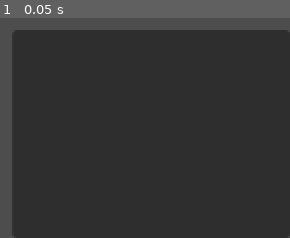
Above: before the commit, frame 1.
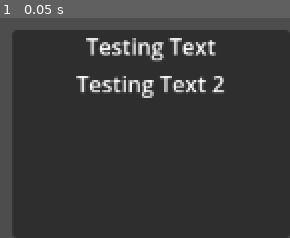
Above: after the commit, the same moment.

Repository: Darkgecko777/SwarmX
Game: Godot game, scene res://scenes/strategic_map.tscn
Two runs of this game, one before a commit and one after it. Both use one fixed random seed, a clock stepped at 60 frames per second and the inputs below.
Inputs:
- Up to frame 1 (0.05 s): no input

The runs differ from the first frame. In frame 1, 4.1% of the frame differs, in the area x 26-78%, y 9-37%.
Error after the commit: Parse Error: Could not find type "Planetdata" in the current scope. (res://scripts/stellar_body.gd:5)

Commit message:
Bug Fix?

Diff:
--- /dev/null
+++ b/planets/test_planet.tres
@@ -0,0 +1,7 @@
+[gd_resource type="Resource" script_class="PlanetData" format=3 uid="uid://db6rmpeiqlalg"]
+
+[ext_resource type="Script" uid="uid://chwxbdc3u6ybj" path="res://scripts/planet_data.gd" id="1_buu38"]
+
+[resource]
+script = ExtResource("1_buu38")
+metadata/_custom_type_script = "uid://chwxbdc3u6ybj"
--- /dev/null
+++ b/scenes/stellar_body.tscn
@@ -0,0 +1,10 @@
+[gd_scene format=3 uid="uid://k2figgewidgd"]
+
+[ext_resource type="Script" uid="uid://dclppwdpdh3eb" path="res://scripts/stellar_body.gd" id="1_u4sed"]
+
+[node name="StellarBody" type="Node2D" unique_id=1208309305]
+script = ExtResource("1_u4sed")
+
+[node name="Area2D" type="Area2D" parent="." unique_id=1119182320]
+
+[node name="CollisionShape2D" type="CollisionShape2D" parent="Area2D" unique_id=1880197173]
--- a/scenes/strategic_map.tscn
+++ b/scenes/strategic_map.tscn
@@ -1,12 +1,17 @@
 [gd_scene format=3 uid="uid://fymmx3wtf06l"]
 
+[ext_resource type="Script" uid="uid://bnkngm3ywrl6v" path="res://scripts/strategic_map.gd" id="1_r2tw7"]
+[ext_resource type="PackedScene" uid="uid://k2figgewidgd" path="res://scenes/stellar_body.tscn" id="1_wfb0b"]
+[ext_resource type="Resource" uid="uid://db6rmpeiqlalg" path="res://planets/test_planet.tres" id="2_0eq42"]
+
 [node name="StrategicMap" type="Node2D" unique_id=1591910086]
+script = ExtResource("1_r2tw7")
 
 [node name="Camera2D" type="Camera2D" parent="." unique_id=1165364230]
 
 [node name="CanvasLayer" type="CanvasLayer" parent="." unique_id=590915413]
 
-[node name="Panel" type="Panel" parent="CanvasLayer" unique_id=2145560853]
+[node name="InfoPanel" type="Panel" parent="CanvasLayer" unique_id=2145560853]
 anchors_preset = 3
 anchor_left = 1.0
 anchor_top = 1.0
@@ -17,4 +22,28 @@
 grow_horizontal = 0
 grow_vertical = 0
 
+[node name="VBoxContainer" type="VBoxContainer" parent="CanvasLayer/InfoPanel" unique_id=1985510253]
+layout_mode = 1
+anchors_preset = 15
+anchor_right = 1.0
+anchor_bottom = 1.0
+grow_horizontal = 2
+grow_vertical = 2
+
+[node name="NameLabel" type="RichTextLabel" parent="CanvasLayer/InfoPanel/VBoxContainer" unique_id=1725852769]
+layout_mode = 2
+text = "Testing Text"
+fit_content = true
+horizontal_alignment = 1
+
+[node name="DescriptionLabel" type="RichTextLabel" parent="CanvasLayer/InfoPanel/VBoxContainer" unique_id=1844140514]
+layout_mode = 2
+text = "Testing Text 2"
+fit_content = true
+horizontal_alignment = 1
+
 [node name="SolarSystem" type="Node" parent="." unique_id=1210072375]
+
+[node name="StellarBody" parent="SolarSystem" unique_id=1208309305 groups=["stellar_bodies"] instance=ExtResource("1_wfb0b")]
+data = ExtResource("2_0eq42")
+glow_color = null
--- /dev/null
+++ b/scripts/planet_data.gd
@@ -0,0 +1,9 @@
+extends Resource
+class_name PlanetData
+
+@export var name: String = "Unnamed Planet"
+@export var type: String = "Terran"  # Barren, Ocean, etc.
+@export var color: Color = Color(0.2, 0.6, 1.0)
+@export var radius: float = 32.0
+@export var corruption: float = 0.0  # 0.0 to 1.0 for later visual use
+@export var description: String = "A standard world."
--- /dev/null
+++ b/scripts/stellar_body.gd
@@ -0,0 +1,11 @@
+extends Node2D
+const PlanetData = preload("res://scripts/planet_data.gd")  # Adjust path
+@export var data: PlanetData
+
+signal selected(data: Planetdata)
+
+@export var glow_color: Color = Color(0.5, 0.8, 1.0, 0.3)
+
+func _draw():
+	draw_circle(Vector2.ZERO, data.radius, data.color)
+	draw_arc(Vector2.ZERO, data.radius * 1.15, 0, TAU, 32, glow_color, 4.0)
--- /dev/null
+++ b/scripts/strategic_map.gd
@@ -0,0 +1,11 @@
+extends Node2D
+
+@onready var info_panel = $CanvasLayer/InfoPanel
+
+func _ready():
+	for body in get_tree().get_nodes_in_group("stellar_bodies"):
+		body.selected.connect(_on_body_selected)
+
+func _on_body_selected(data: PlanetData):
+	info_panel.get_node("NameLabel").text = data.name
+	info_panel.get_node("DescriptionLabel").text = data.description
Not shown, added: scripts/planet_data.gd.uid
Not shown, added: scripts/stellar_body.gd.uid
Not shown, added: scripts/strategic_map.gd.uid
Not shown, added: markdowns/DesignDocument.md
